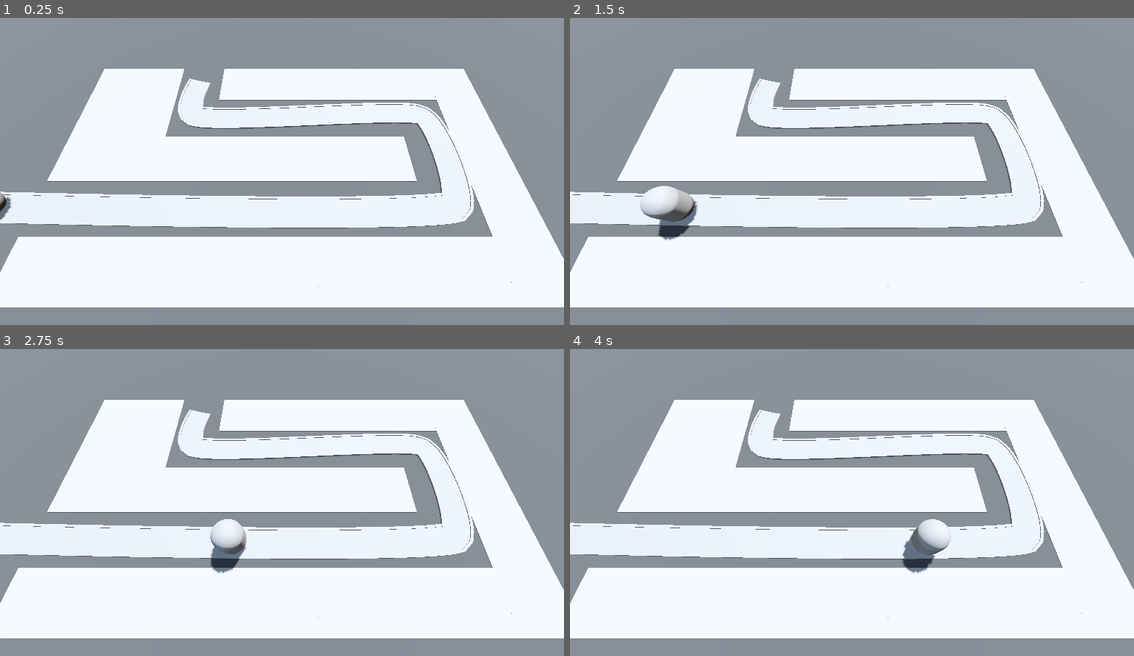
Above: before the commit, frames 1-4 (two rows, left to right).
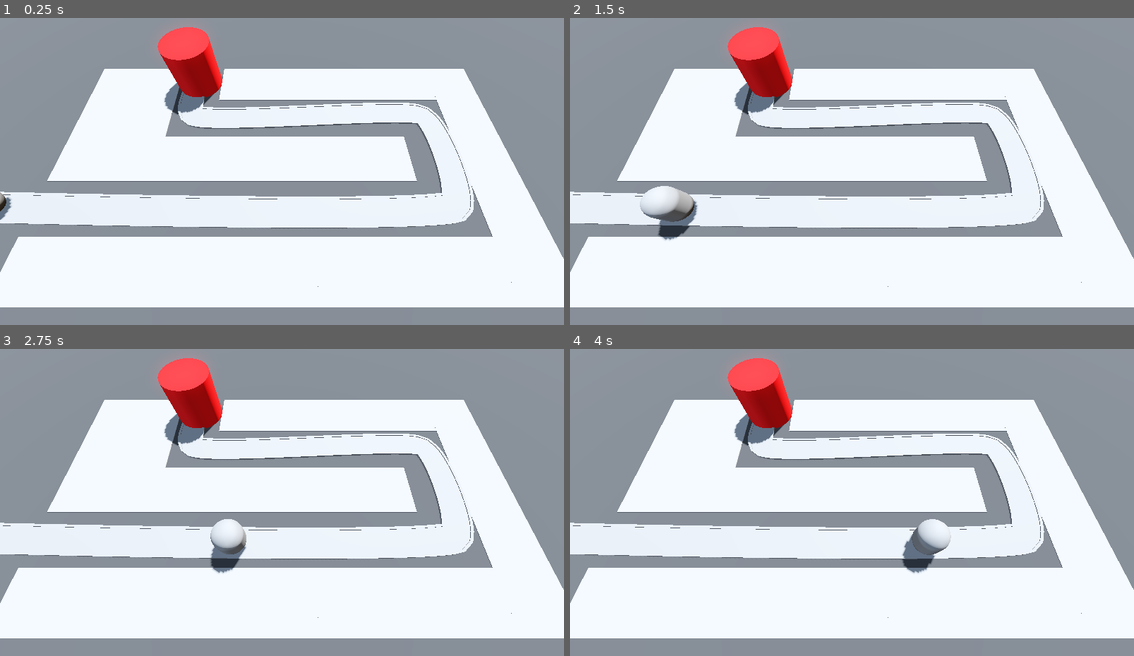
Above: after the commit, the same moments.

Repository: caiobribeiro/godot-barbarian-blaster
Game: Godot game, scene res://scene/base_level.tscn
The game is run twice, just before and just after one commit, with the same random seed, the same clock (stepped at 60 frames per second) and the same inputs.
Inputs:
- Up to frame 1 (0.25 s): no input
- Up to frame 2 (1.5 s): no input
- Up to frame 3 (2.75 s): no input
- Up to frame 4 (4 s): no input

The runs differ from the first frame. In frame 1, 2.3% of the frame differs, in the area x 27-40%, y 2-32%; in frame 2, 2.3%; in frame 3, 2.3%; in frame 4, 2.3%.

Commit message:
feat: introduction base scene, add script to it, add to group "base" and import

Diff:
--- /dev/null
+++ b/base/base.gd
@@ -0,0 +1,4 @@
+extends Node3D
+
+func take_damage() -> void:
+	print("damage dealt to base!")
--- /dev/null
+++ b/base/base.tscn
@@ -0,0 +1,16 @@
+[gd_scene load_steps=3 format=3 uid="uid://c8tcsylxbt283"]
+
+[ext_resource type="Script" uid="uid://tmtbajvjyraw" path="res://base/base.gd" id="1_mftly"]
+
+[sub_resource type="StandardMaterial3D" id="StandardMaterial3D_2vejk"]
+albedo_color = Color(1, 0.100000024, 0.100000024, 1)
+
+[node name="Base" type="Node3D" groups=["base"]]
+script = ExtResource("1_mftly")
+
+[node name="CSGCylinder3D" type="CSGCylinder3D" parent="."]
+transform = Transform3D(1, 0, 0, 0, 1, 0, 0, 0, 1, 0, 2, 0)
+radius = 2.0
+height = 4.0
+sides = 32
+material = SubResource("StandardMaterial3D_2vejk")
--- a/enemy/enemy.gd
+++ b/enemy/enemy.gd
@@ -2,5 +2,9 @@
 
 @export var speed: float = 0.1
 
+@onready var base = get_tree().get_first_node_in_group("base")
+
 func _process(delta: float) -> void:
 	progress_ratio += delta * speed
+	if progress_ratio == 1 :
+		base.take_damage()
--- a/scene/base_level.tscn
+++ b/scene/base_level.tscn
@@ -1,7 +1,11 @@
-[gd_scene load_steps=8 format=3 uid="uid://c0so72jchmhsr"]
+[gd_scene load_steps=9 format=3 uid="uid://c0so72jchmhsr"]
 
 [ext_resource type="MeshLibrary" uid="uid://igrrih3h8mf4" path="res://MeshLibraries/SpaceLibrary.tres" id="1_em2pb"]
 [ext_resource type="PackedScene" uid="uid://dma2htiphqktp" path="res://enemy/enemy.tscn" id="2_2vejk"]
+[ext_resource type="PackedScene" uid="uid://c8tcsylxbt283" path="res://base/base.tscn" id="3_n4a7e"]
+
+[sub_resource type="StandardMaterial3D" id="StandardMaterial3D_em2pb"]
+albedo_color = Color(0.266667, 0.266667, 0.266667, 1)
 
 [sub_resource type="ProceduralSkyMaterial" id="ProceduralSkyMaterial_h8jo4"]
 sky_horizon_color = Color(0.662243, 0.671743, 0.686743, 1)
@@ -16,9 +20,6 @@
 tonemap_mode = 2
 glow_enabled = true
 
-[sub_resource type="StandardMaterial3D" id="StandardMaterial3D_em2pb"]
-albedo_color = Color(0.266667, 0.266667, 0.266667, 1)
-
 [sub_resource type="Curve3D" id="Curve3D_em2pb"]
 _data = {
 "points": PackedVector3Array(0, 0, 0, 0, 0, 0, -19.971, 1.14441e-05, 5.95843, -1, 0, 1, 1, 0, -1, 14.1773, 1.14441e-05, 5.86187, 1, 0, 1, -1, 0, -1, 14.1291, 1.14441e-05, -2.15273, 1, 0, 1.1, -1, 0, -1.1, -6.004, 1.14441e-05, -2.20101, 0, 0, 0, 0, 0, 0, -6.05228, 1.14441e-05, -6.25659),
@@ -28,20 +29,13 @@
 
 [node name="BaseLevel" type="Node3D"]
 
-[node name="WorldEnvironment" type="WorldEnvironment" parent="."]
-environment = SubResource("Environment_2vejk")
-
-[node name="DirectionalLight3D" type="DirectionalLight3D" parent="."]
-transform = Transform3D(-0.866025, -0.433013, 0.25, 0, 0.5, 0.866025, -0.5, 0.75, -0.433013, 0, 0, 0)
-shadow_enabled = true
-
 [node name="CSGBox3D" type="CSGBox3D" parent="."]
 transform = Transform3D(1, 0, 0, 0, 1, 0, 0, 0, 1, 0, -1, 0)
 size = Vector3(100, 2, 100)
 material = SubResource("StandardMaterial3D_em2pb")
 
 [node name="Camera3D" type="Camera3D" parent="."]
-transform = Transform3D(1, 0, 0, 0, 0.422618, 0.906308, 0, -0.906308, 0.422618, 1.78633, 14.6778, 9.59334)
+transform = Transform3D(1, 0, 0, 0, 0.42261797, 0.90630794, 0, -0.90630794, 0.422618, 1.78633, 14.6778, 9.59334)
 
 [node name="GridMap" type="GridMap" parent="."]
 mesh_library = ExtResource("1_em2pb")
@@ -50,6 +44,15 @@
 data = {
 "cells": PackedInt32Array(65532, 65534, 131072, 65532, 65535, 131072, 65532, 0, 131072, 65532, 2, 131072, 65534, 2, 131 …(408 unchanged characters)…
 }
+
+[node name="GlobalIlumination" type="Node3D" parent="."]
+
+[node name="WorldEnvironment" type="WorldEnvironment" parent="GlobalIlumination"]
+environment = SubResource("Environment_2vejk")
+
+[node name="DirectionalLight3D" type="DirectionalLight3D" parent="GlobalIlumination"]
+transform = Transform3D(-0.8660253, -0.4330129, 0.2500001, 0, 0.49999994, 0.86602545, -0.50000024, 0.74999994, -0.43301257, 0, 0, 0)
+shadow_enabled = true
 
 [node name="Path3D" type="Path3D" parent="."]
 transform = Transform3D(1, 0, 0, 0, 1, 0, 0, 0, 1, 0, 0.0292368, 0)
@@ -98,4 +101,8 @@
 path_joined = false
 
 [node name="Enemy" parent="Path3D" instance=ExtResource("2_2vejk")]
-transform = Transform3D(-0.027243977, 0, -0.9996068, 0, 1, 0, 0.9996068, 0, -0.027243977, -19.971, 1.14441e-05, 5.95843)
+transform = Transform3D(-0.02724389, 0, -0.99960357, 0, 1, 0, 0.99960357, 0, -0.02724389, -19.971, 1.14441e-05, 5.95843)
+loop = false
+
+[node name="Base" parent="." instance=ExtResource("3_n4a7e")]
+transform = Transform3D(1, 0, 0, 0, 1, 0, 0, 0, 1, -6, 0, -6.2)
Not shown, added: base/base.gd.uid
